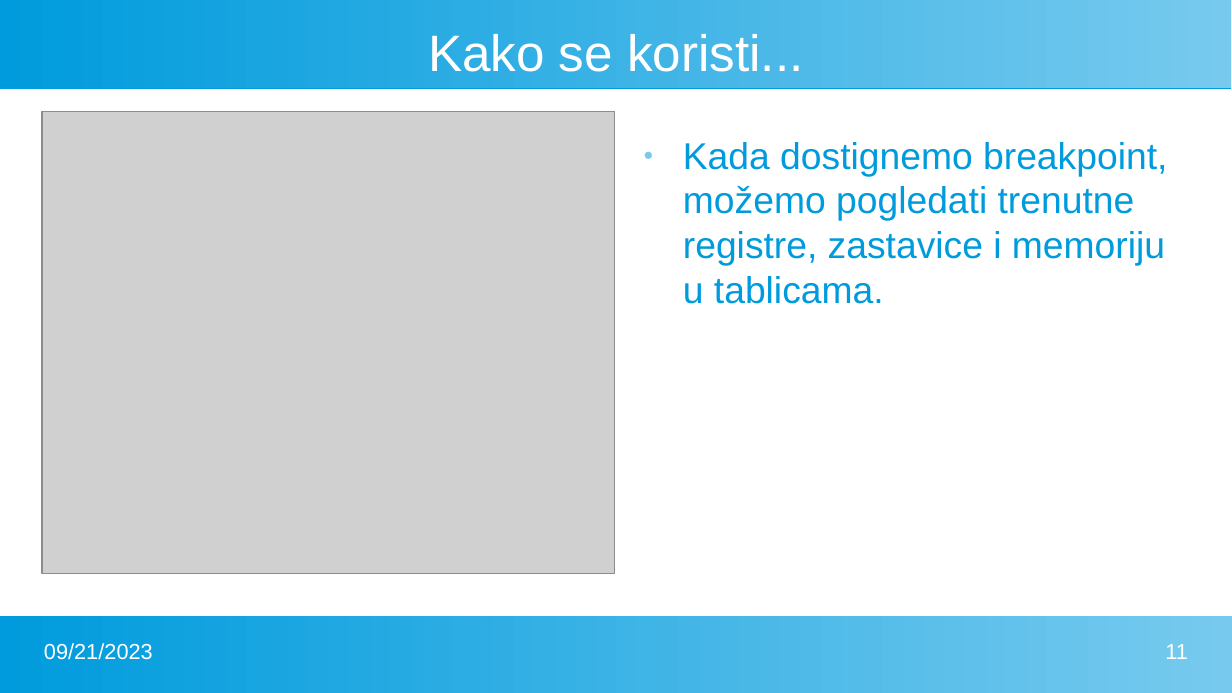
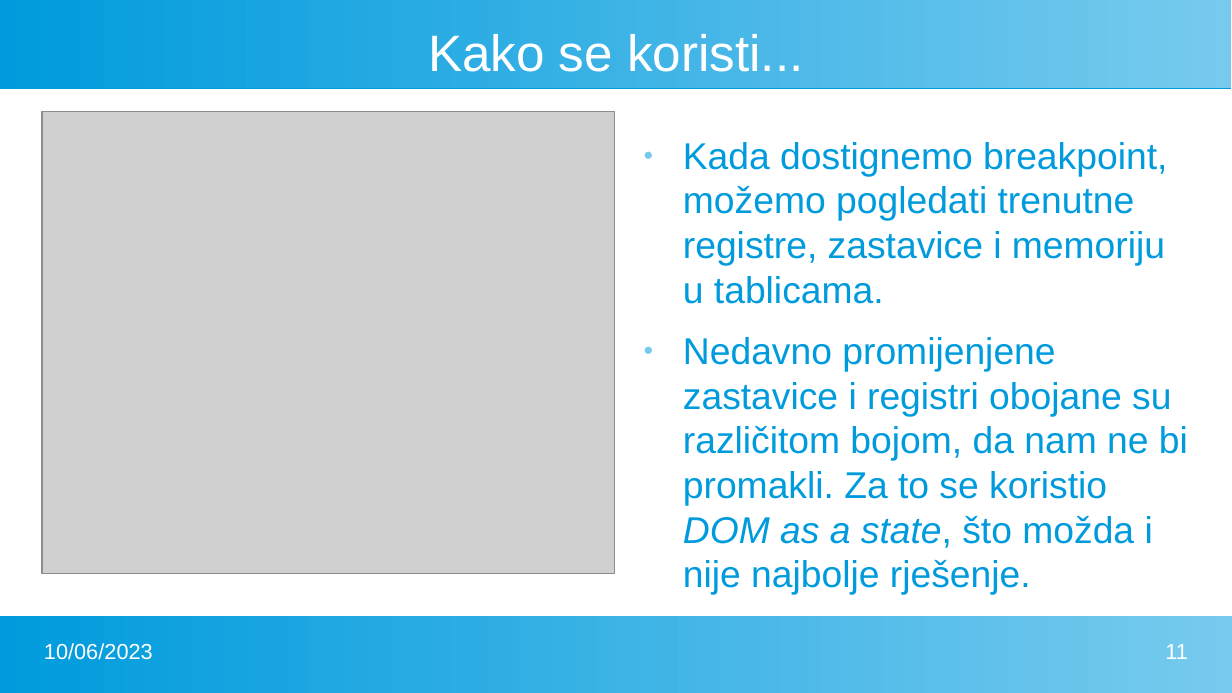
Before and after one commit to FlatAssembler/PicoBlaze_Simulator_in_JS, a slide deck: slide 11 of seminar/PicoBlaze.pptx. Drawn at 1232x693 pixels with LibreOffice and Linux fonts; fonts in the diff are those of the drawing; grey boxes stand for pictures. Boxes give left, top, right and bottom in pixels: in the first picture for what was removed or moved away, otherwise in the second. Text is boxed around its words. In the diff, an @@ line names an element or a change of style, - is before the commit and + after.

```diff
--- a/seminar/PicoBlaze.pptx
+++ b/seminar/PicoBlaze.pptx
@@ text at (683, 337, 1188, 595): paragraph added @@
+● Nedavno promijenjene zastavice i registri obojane su različitom bojom, da nam ne bi promakli. Za to se koristio DOM as a state, što možda i nije najbolje rješenje.
@@ text at (44, 643, 153, 660): text changed @@
-09/21/2023
+10/06/2023
```
Also in this commit, not shown: 15 other slides changed, 2 other files.
